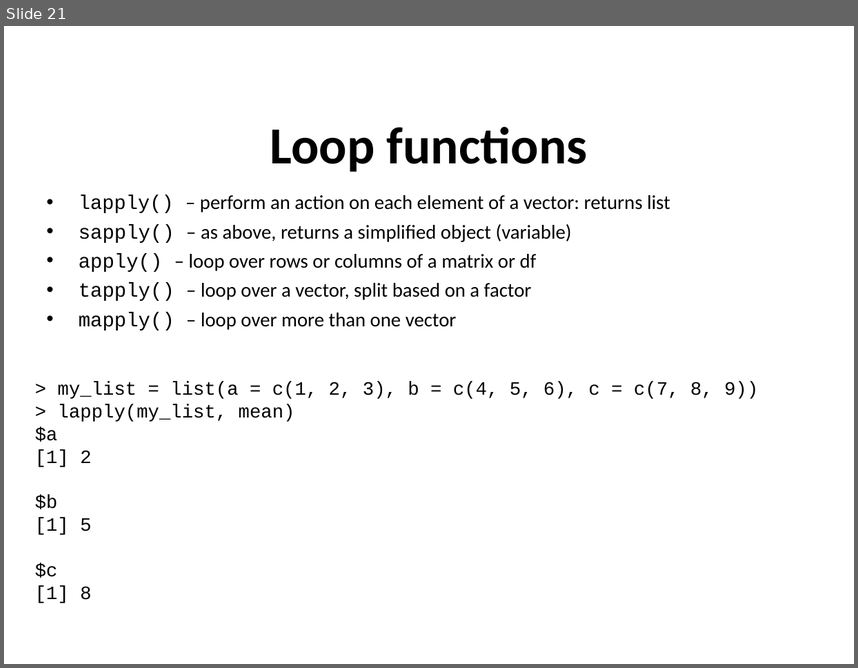
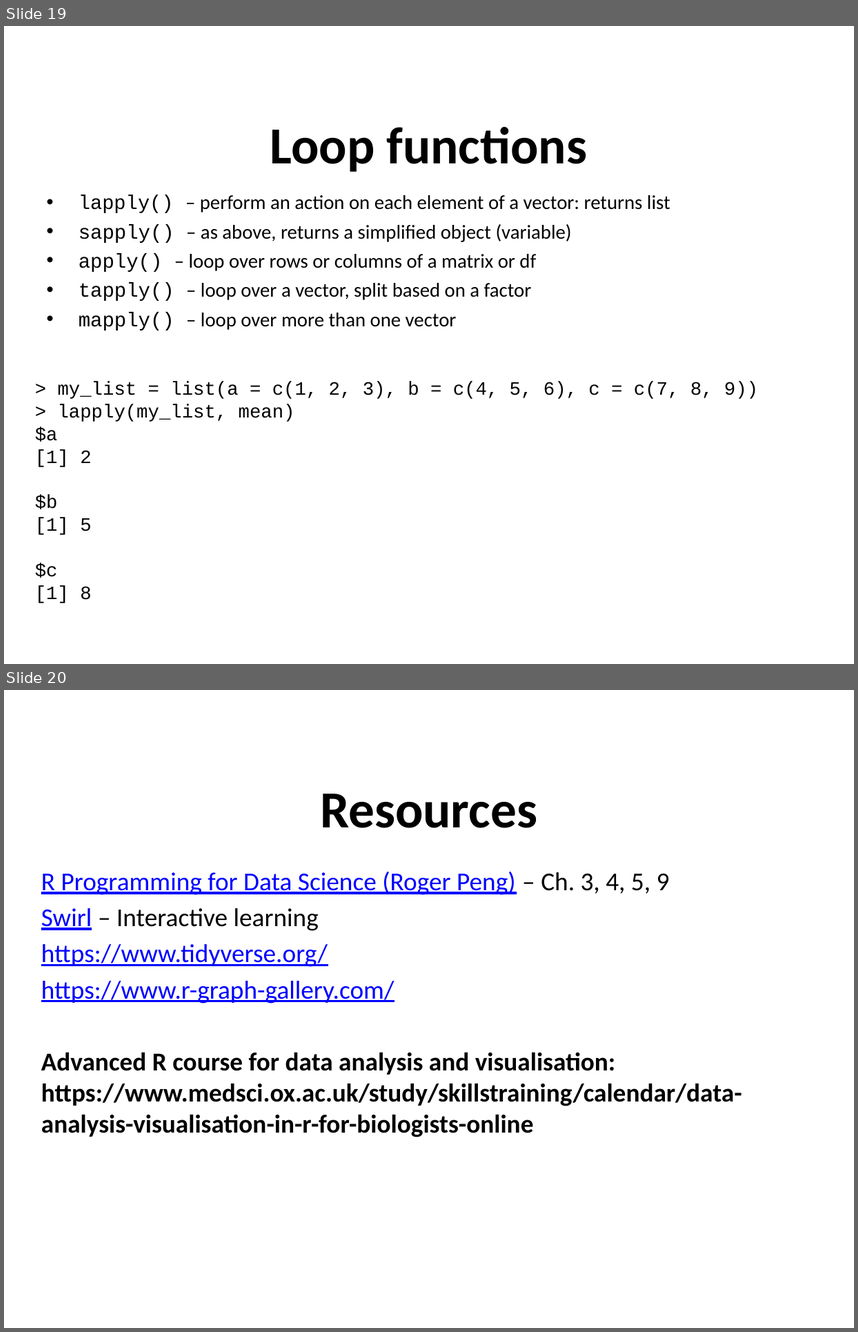
Before and after one commit to sraorao/MSD_R_course_HT2022, a slide deck: powerpoint/Session2.pptx. Shown one above the other, each under a label of ours: slide 21 before the commit, slides 19 and 20 after it. The pictures are 858x668 and 858x1332 pixels, drawn with LibreOffice and Linux fonts; fonts in the diff are those of the drawing. Boxes give left, top, right and bottom in pixels: in the first picture for what was removed or moved away, otherwise in the second. Text is boxed around its words. In the diff, an @@ line names an element or a change of style, - is before the commit and + after.

```diff
--- a/powerpoint/Session2.pptx
+++ b/powerpoint/Session2.pptx
@@ slide 20 added at (4,690,854,1328), background #FFFFFF @@
@@ text added at (320,793,537,828), 44 pt, text #000000, bold @@
+Resources
@@ text added at (41,871,742,1137), 21.8 pt, text #000000, bold @@
+R Programming for Data Science (Roger Peng) – Ch. 3, 4, 5, 9
+Swirl – Interactive learning
+https://www.tidyverse.org/
+https://www.r-graph-gallery.com/
+Advanced R course for data analysis and visualisation: https://www.medsci.ox.ac.uk/study/skillstraining/calendar/data-analysis-visualisation-in-r-for-biologists-online
@@ what was slide 21 is now slide 19 @@
```
Also in this commit, not shown: 3 slides changed, 3 slides removed, 4 other files.
